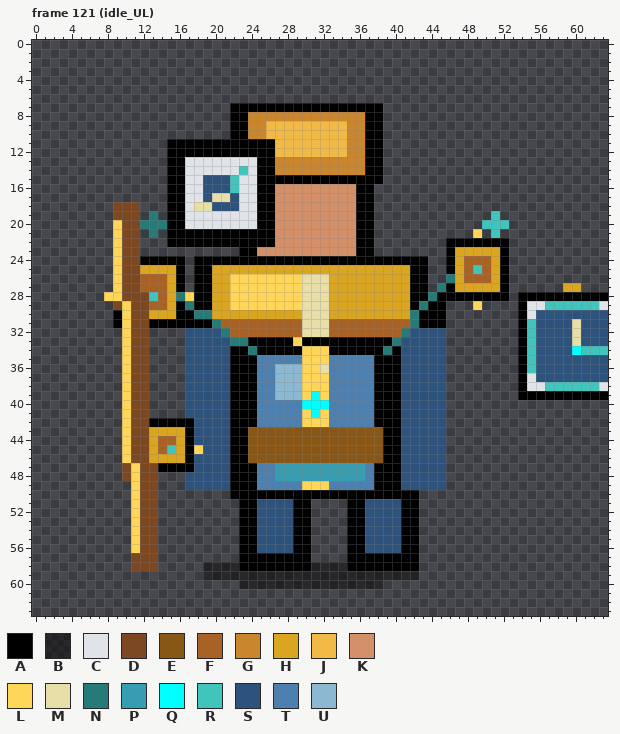
Pixel-art file -- assets/source/aseprite/character/time_guardian/char_time_guardian_base.aseprite. Above is the file before it was changed.
64x64 pixels, 200 frames. Shown: frame 121 (idle_UL). The commit also changed other frames, which this record leaves out.
Visible layers, top first: "accent", "clock", "robe", "body", "shadow".
Palette (. is transparent): A #000000  B #0c0a0884  C #e0e4e8  D #7c4822  E #895715  F #a96225  G #ca862d  H #daa520  J #f1b945  K #d38f67  L #ffd658  M #e8dea8  N #267a78  P #379eb2  Q #00ffff  R #40c4bc  S #2d537c  T #4e80af  U #8db8d2
Pixels before, frame 121 (idle_UL) (only the part around the change), first column x 19:
 8 ...AAGGGGGGGGGGGGGAA........
 9 ...AAGGJJJJJJJJJGGAA........
10 ...AAGGJJJJJJJJJGGAA........
11 AAAAAAAAJJJJJJJJGGAA........
12 AAAAAAAAJJJJJJJJGGAA........
13 CCCCCCAAGGGGGGGGGGAA........
14 CCCCRCAAGGGGGGGGGGAA........
15 SSSRCCAAAAAAAAAAAAAA........
16 SSSRCCAAKKKKKKKKKAA.........
17 SMMSCCAAKKKKKKKKKAA.........
18 MSSSCCAAKKKKKKKKKAA.........
19 CCCCCCAAKKKKKKKKKAA.........
20 CCCCCCAAKKKKKKKKKAA.........
21 AAAAAAAAKKKKKKKKKAA.........
22 AAAAAAAAKKKKKKKKKAA........A
23 ....AAKKKKKKKKKKKAA........A
24 AAAAAAAAAAAAAAAAAAAAAAAAA..A
25 AHHHHHHHHHHHHHHHHHHHHHHAA..A
26 AHHLLLLLLLLMMMHHHHHHHHHAA..N
27 AHHLLLLLLLLMMMHHHHHHHHHAA.NA
28 AHHLLLLLLLLMMMHHHHHHHHHAANAA
29 AHHLLLLLLLLMMMHHHHHHHHHANAA.
30 NHHHHHHHHHHMMMHHHHHHHHHNAAA.
31 ANFFFFFFFFFMMMFFFFFFFFFNAAA.
Once edited:
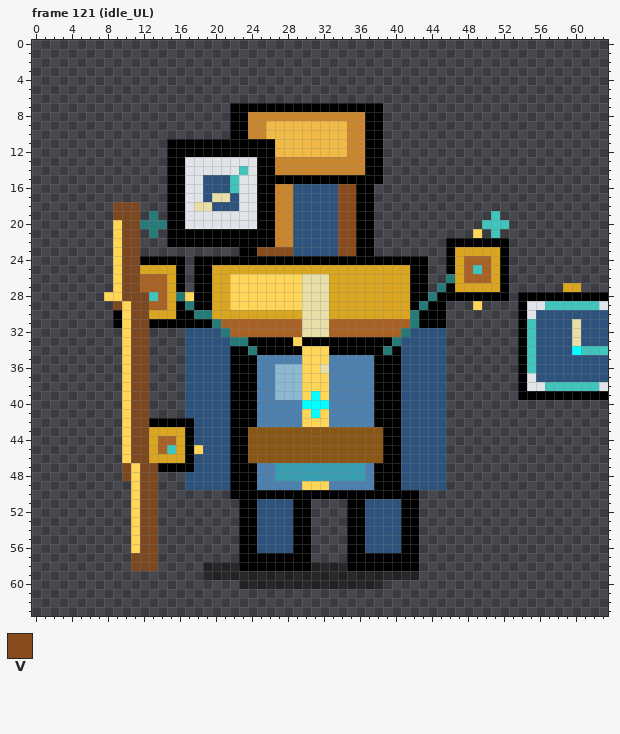
Colours new in this view: V #874b1e
Commit message: Improve time guardian back-facing sprite readability
Diff:
Frame 121 (idle_UL), layer "body":
y 16..22: x 27..35 KKKKKKKKK -> GGSSSSSVV
y 23: x 25..35 KKKKKKKKKKK -> VVVVSSSSSVV
Where, in picture pixels (left, top, right, bottom), the same in both pictures:
changed: (257, 184, 356, 256)
